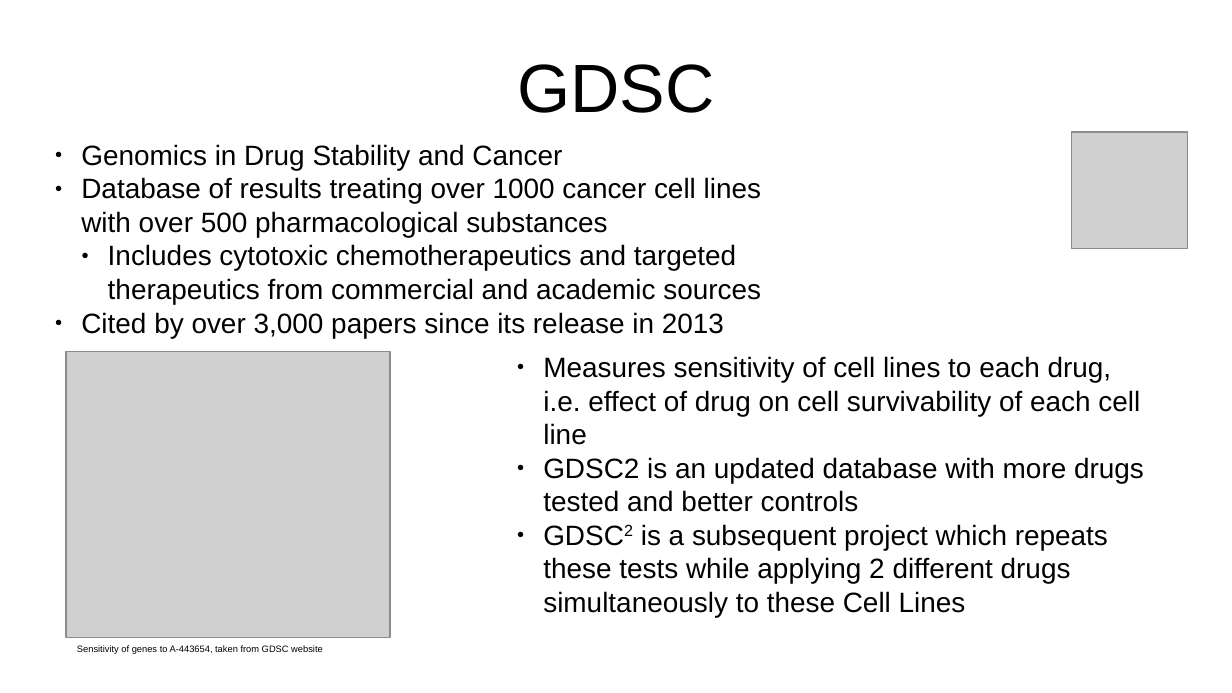
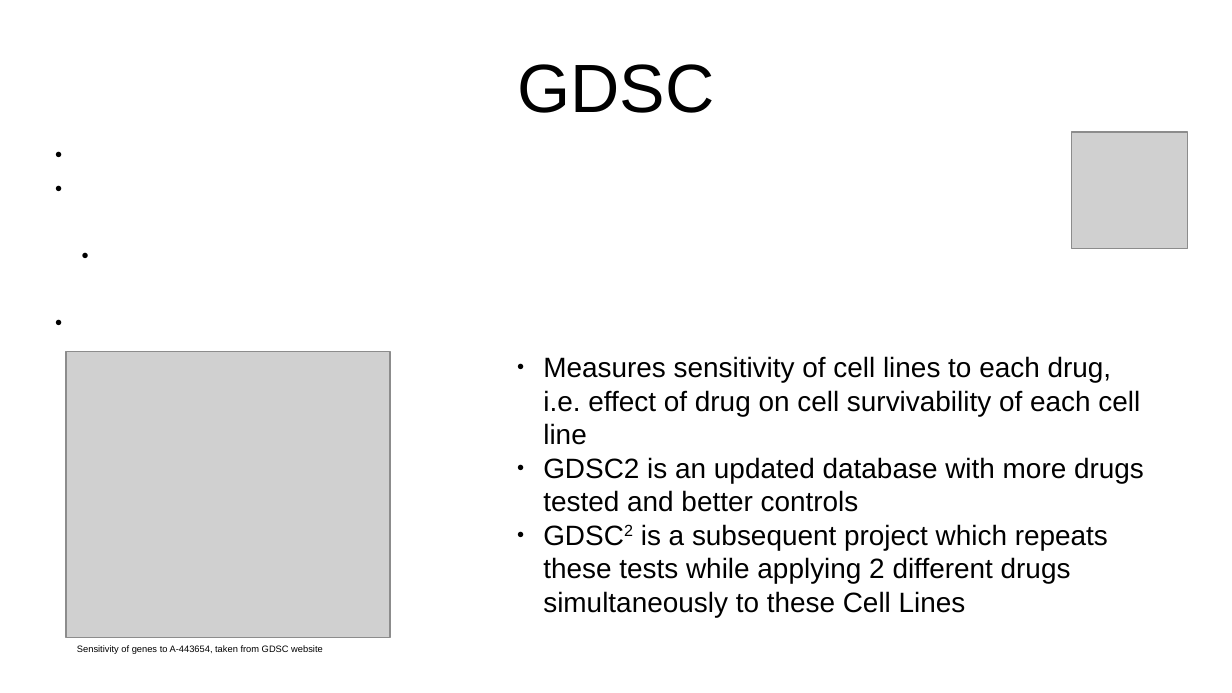
Before and after one commit to CDR-Clueless/GDSC-DrugBank-Search, a slide deck: slide 3 of General GDSC presentation.odp (slide 7 before the commit). Drawn at 1232x693 pixels with LibreOffice and Linux fonts; fonts in the diff are those of the drawing; grey boxes stand for pictures. Boxes give left, top, right and bottom in pixels: in the first picture for what was removed or moved away, otherwise in the second. Text is boxed around its words. In the diff, an @@ line names an element or a change of style, - is before the commit and + after.

Commit message:
Updated GDSC slideshow

```diff
--- a/General GDSC presentation.odp
+++ b/General GDSC presentation.odp
@@ text removed at [81, 144, 761, 338] @@
-● Genomics in Drug Stability and Cancer
-● Database of results treating over 1000 cancer cell lines with over 500 pharmacological substances
-  ● Includes cytotoxic chemotherapeutics and targeted therapeutics from commercial and academic sources
-● Cited by over 3,000 papers since its release in 2013
```
Also in this commit, not shown: 1 other slide changed, 4 slides added, 1 slide removed.
